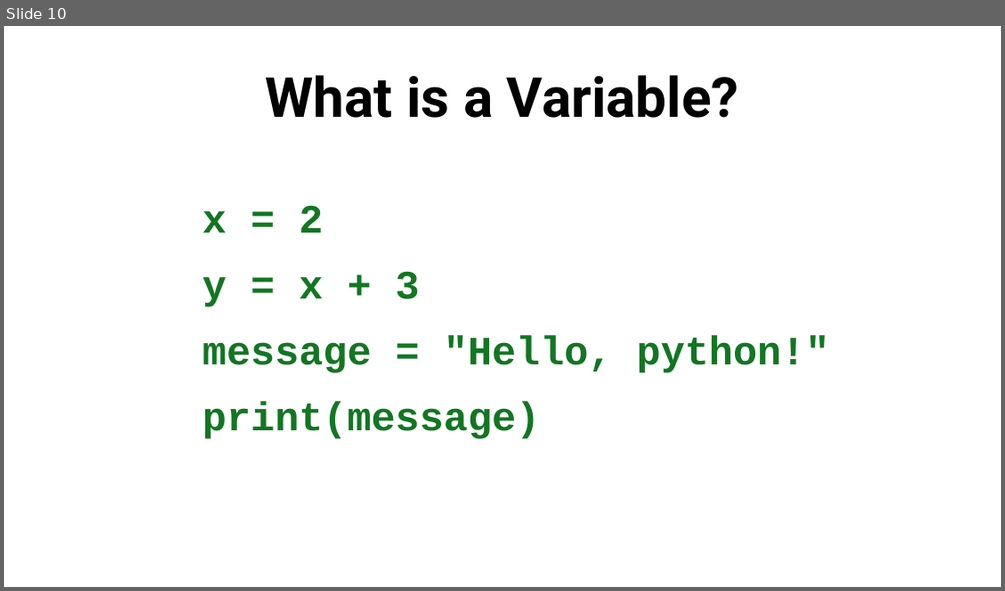
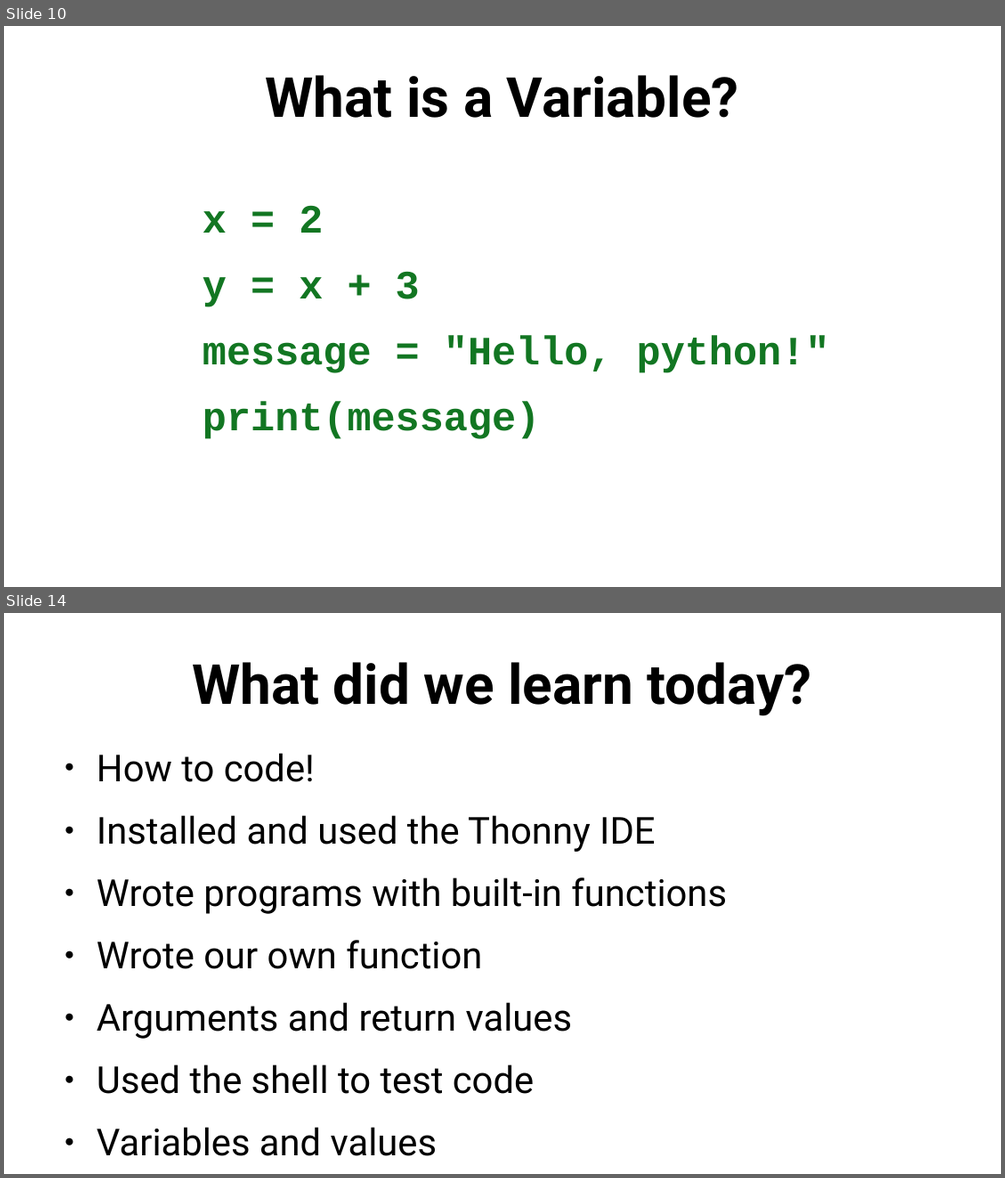
Before and after one commit to SlithyMatt/python-tutorial, a slide deck: lesson1/python101_lesson1_slides.odp. Shown one above the other, each under a label of ours: slide 10 before the commit, slides 10 and 14 after it; the slides between them are not shown. The pictures are 1005x591 and 1005x1178 pixels, drawn with LibreOffice and Linux fonts; fonts in the diff are those of the drawing. Boxes give left, top, right and bottom in pixels: in the first picture for what was removed or moved away, otherwise in the second. Text is boxed around its words. In the diff, an @@ line names an element or a change of style, - is before the commit and + after.

```diff
--- a/lesson1/python101_lesson1_slides.odp
+++ b/lesson1/python101_lesson1_slides.odp
@@ slide 14 added at [4, 613, 1001, 1174], background #FFFFFF @@
@@ title added at [192, 662, 811, 716], 44 pt, text #000000, bold @@
+What did we learn today?
@@ text added at [97, 753, 727, 1156], 29.6 pt, text #000000 @@
+● How to code!
+● Installed and used the Thonny IDE
+● Wrote programs with built-in functions
+● Wrote our own function
+● Arguments and return values
+● Used the shell to test code
+● Variables and values
+● Types of values: strings and integers
```
Also in this commit, not shown: 1 slide changed, 3 other slides added, 1 other file.
